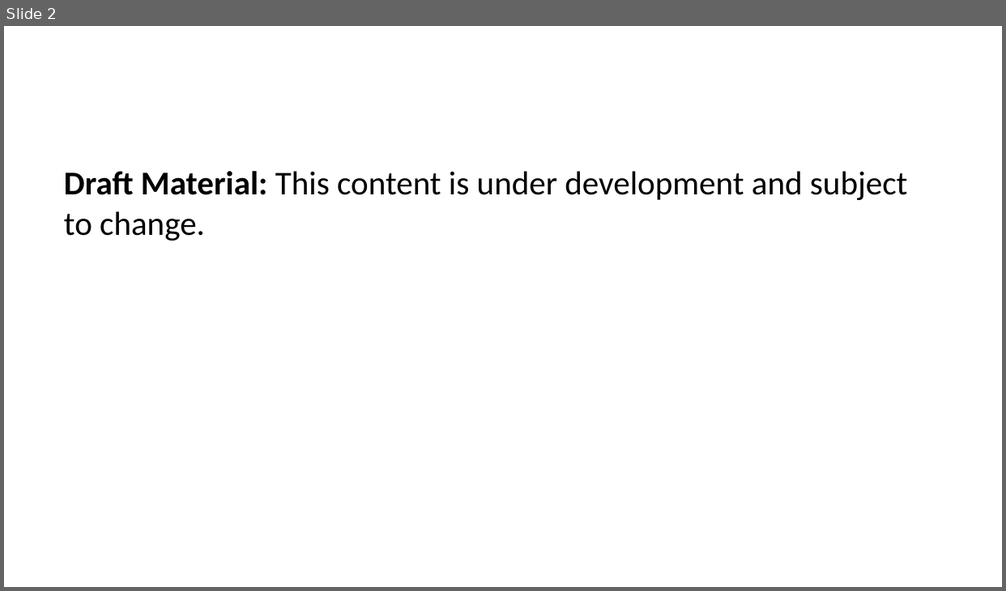
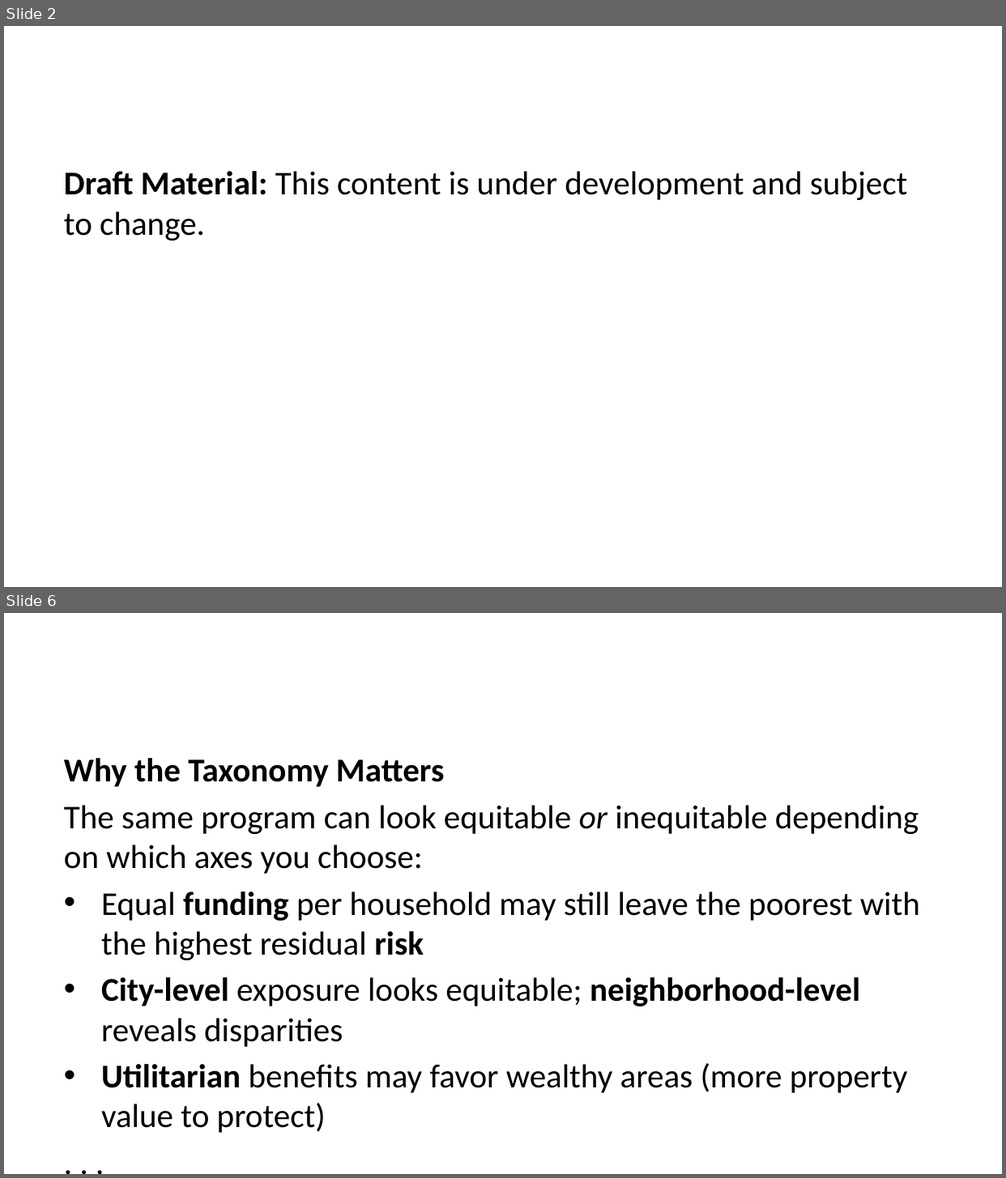
Before and after one commit to CEVE-421-521/ceve-421-521.github.io, a slide deck: lectures/week-09/index.pptx. Shown one above the other, each under a label of ours: slide 2 before the commit, slides 2 and 6 after it; the slides between them are not shown. The pictures are 1006x591 and 1006x1178 pixels, drawn with LibreOffice and Linux fonts; fonts in the diff are those of the drawing. Boxes give left, top, right and bottom in pixels: in the first picture for what was removed or moved away, otherwise in the second. Text is boxed around its words. In the diff, an @@ line names an element or a change of style, - is before the commit and + after.

```diff
--- a/lectures/week-09/index.pptx
+++ b/lectures/week-09/index.pptx
@@ slide 6 added at <box>4,613,1002,1174</box>, background #FFFFFF @@
@@ text added at <box>64,758,920,1133</box>, 24 pt, text #000000 @@
+Why the Taxonomy Matters
+The same program can look equitable or inequitable depending on which axes you choose:
+• Equal funding per household may still leave the poorest with the highest residual risk
+• City-level exposure looks equitable; neighborhood-level reveals disparities
+• Utilitarian benefits may favor wealthy areas (more property value to protect)
+. . .
```
Also in this commit, not shown: 1 slide changed, 6 other slides added, 2 slides removed, 59 other files.
